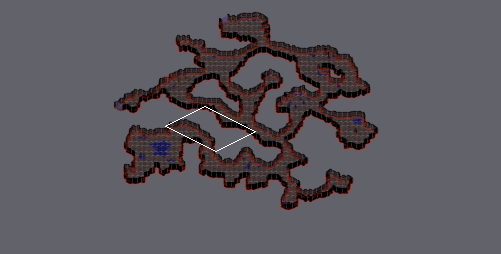
Tiled map, stored at tiled/cave_level1.tmx. Above, an overview of the earlier version with the close-up marked.
Close-up. Before the edit:
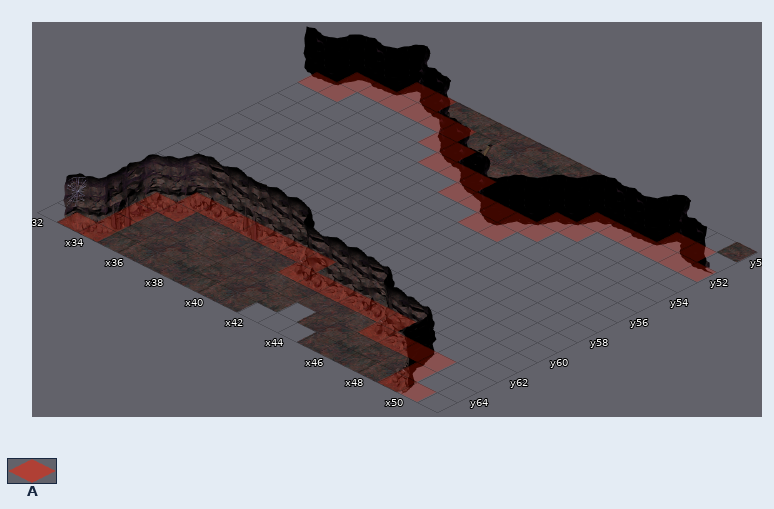
Cells are 64x32 px. Isometric: x runs down to the right, y down to the left. Shown: x 32..51, y 50..65. The commit also changed other parts of the map, which this record leaves out.
Key: from "tiled_collision": A 0.
_ is an empty cell.
Layers that did not change in this view are not listed.
Layer "collision" before, first column x 32:
50 ___AA_______________
51 _AAAAAA__________AA_
52 AA____AA______AAAAAA
53 _______AAA___AA_____
54 _________AAAAA______
55 ___________AA_______
56 ____________________
57 ____________________
58 ____________________
59 ____________________
60 ____________________
61 ___AAAAAAA__________
62 __AA_____AAAAAA_____
63 __A___________AAAA__
64 __A______________A__
65 _AA______________AA_
New version:
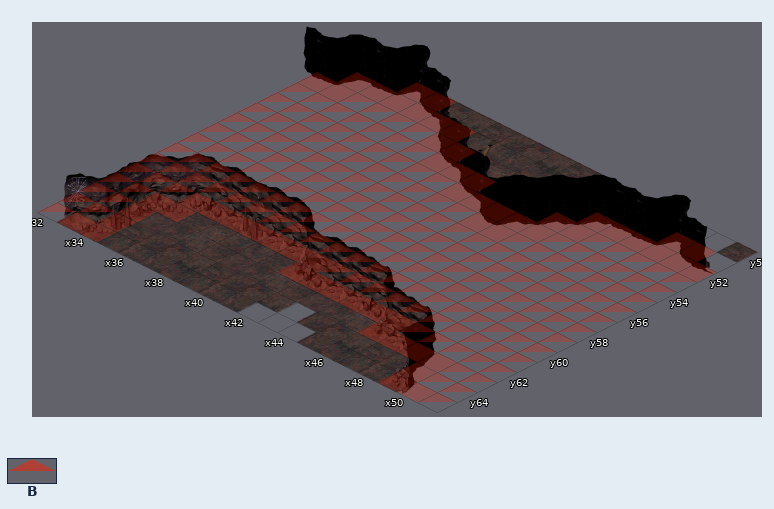
Further tiles: from "tiled_collision": B 2.
Changes in this commit:
Layer "collision":
y 52: x 34..37 ____ -> BBBB
y 53: x 32..38 _______ -> BBBBBBB; x 47..51 _____ -> BBBBB
y 54: x 32..40 _________ -> BBBBBBBBB; x 46..51 ______ -> BBBBBB
y 55: x 32..42 ___________ -> BBBBBBBBBBB; x 45..51 _______ -> BBBBBBB
y 56..60: x 32..51 ____________________ -> BBBBBBBBBBBBBBBBBBBB
y 61: x 32..34 ___ -> BBB; x 42..51 __________ -> BBBBBBBBBB
y 62: x 32..33 __ -> BB; x 47..51 _____ -> BBBBB
y 63..64: x 32..33 __ -> BB; x 50..51 __ -> BB
y 65: x 32 _ -> B; x 51 _ -> B
